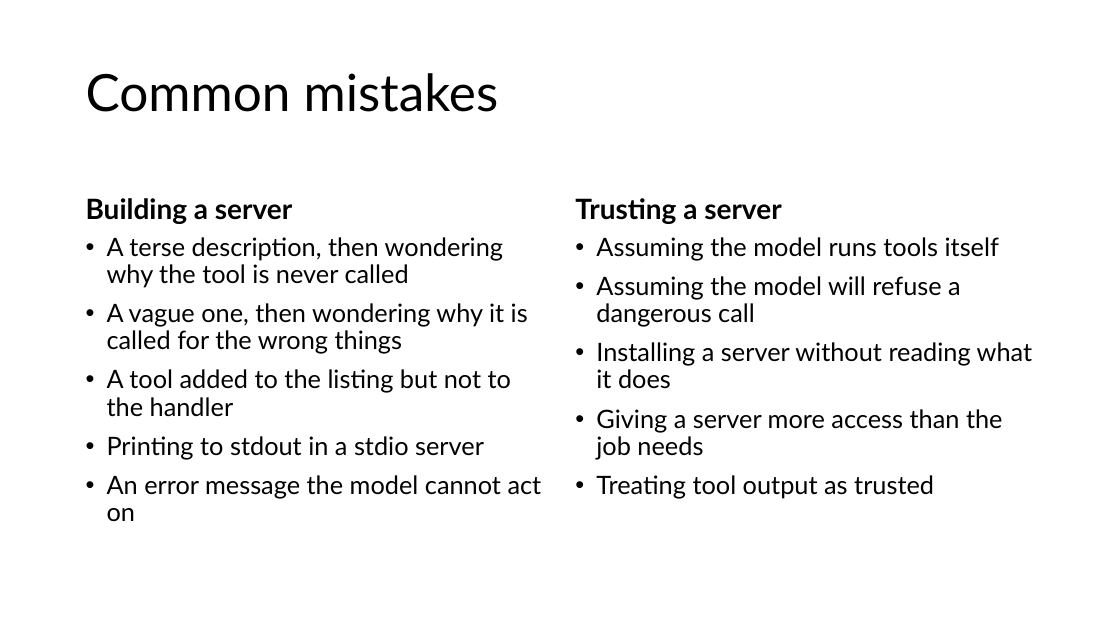
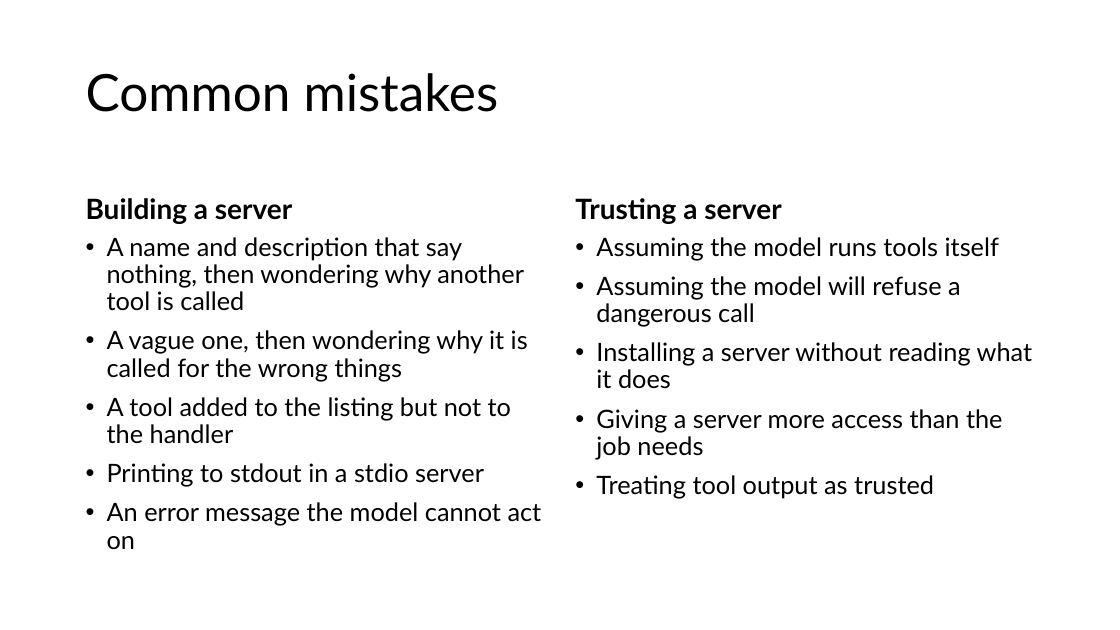
Before and after one commit to danielcregg/ai-assisted-programming, a slide deck: slide 60 of lectures-and-labs/week05/mcp-lecture.pptx. Drawn at 1120x630 pixels with LibreOffice and Linux fonts; fonts in the diff are those of the drawing. Boxes give left, top, right and bottom in pixels: in the first picture for what was removed or moved away, otherwise in the second. Text is boxed around its words. In the diff, an @@ line names an element or a change of style, - is before the commit and + after.

```diff
--- a/lectures-and-labs/week05/mcp-lecture.pptx
+++ b/lectures-and-labs/week05/mcp-lecture.pptx
@@ text at (107, 237, 524, 311): text changed @@
-• A terse description, then wondering why the tool is never called
+• A name and description that say nothing, then wondering why another tool is called
```
Also in this commit, not shown: 1 other slide changed.
